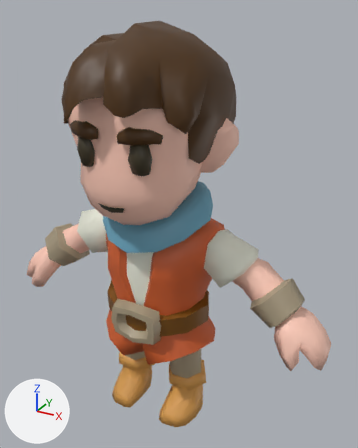
The glTF model scenes/character/character.glb, before and after one commit.
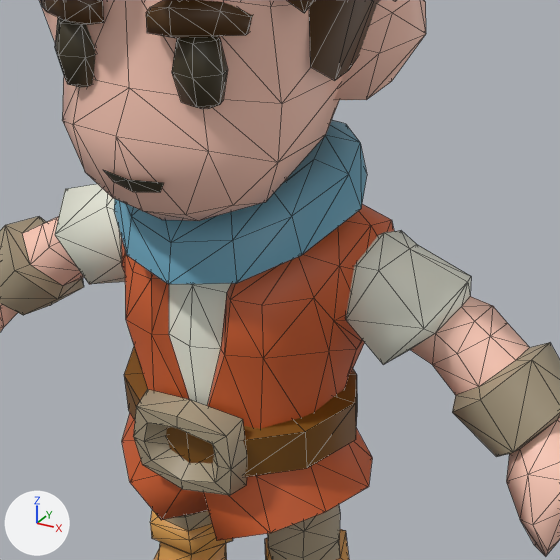
Old and new are each drawn whole from a 50 mm camera at (1.135, -1.851, 1.986) aimed at (0.073, 0.081, 1.02) and again close up on the part from 15% to 83% of the width and 29% to 83% of the height. The lights are fixed; the arrows at lower left show +X, +Y and +Z. The close-ups show mesh edges as thin lines. Vertices at the same position are counted once.

Names of what the first close-up shows: 'Character_mesh'.
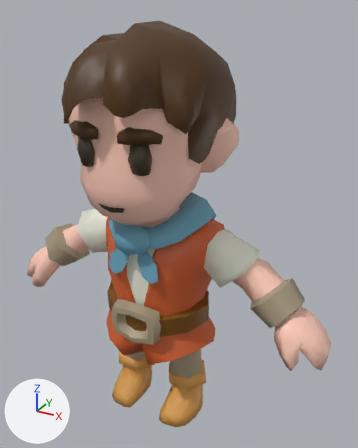
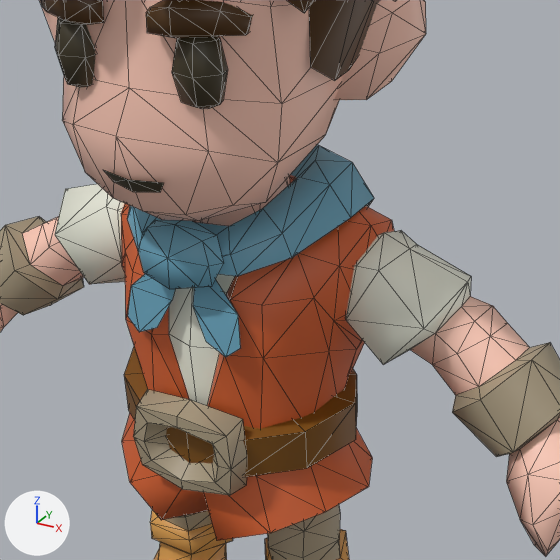
Changed parts and their boxes [x1, y1, x2, y2] in the close-ups (560 x 560 px):
part 1 of me_cube_007, rebuilt (20% shorter): before [114, 120, 367, 284]; after [127, 145, 374, 276]
part 2 of me_cube_007, added (cyan): after [137, 220, 224, 289]
part 3 of me_cube_007, added (cyan): after [128, 274, 240, 357]

What changed in the scene script:
```text
Change me_cube_007:
    used by ob_character_mesh; location = (0.0, 0.0, 0.0)
    remove me_cube_007.from_pydata(...)  # 823 vertices, 1473 faces; spans x -0.86..0.86, y -0.45..0.48, z 0.0..1.93
    add me_cube_007.from_pydata(...)  # 853 vertices, 1495 faces; spans x -0.86..0.86, y -0.45..0.48, z 0.0..1.93
    me_cube_007 part 1: the loose piece of 38 vertices spanning x -0.28..0.28, y -0.26..0.26, z 0.93..1.23 is rebuilt with 37 vertices and now spans x -0.25..0.25, y -0.22..0.28, z 0.86..1.16
    me_cube_007 part 2: a new loose piece of 17 vertices spanning x -0.09..0.09, y -0.26..-0.19, z 0.97..1.11, in mat_material (picture img_basecolortexture)
    me_cube_007 part 3
    14 vertices are added at x -0.13..0.13, y -0.23..-0.19, z 0.85..1.02
    10 new faces join them
```
